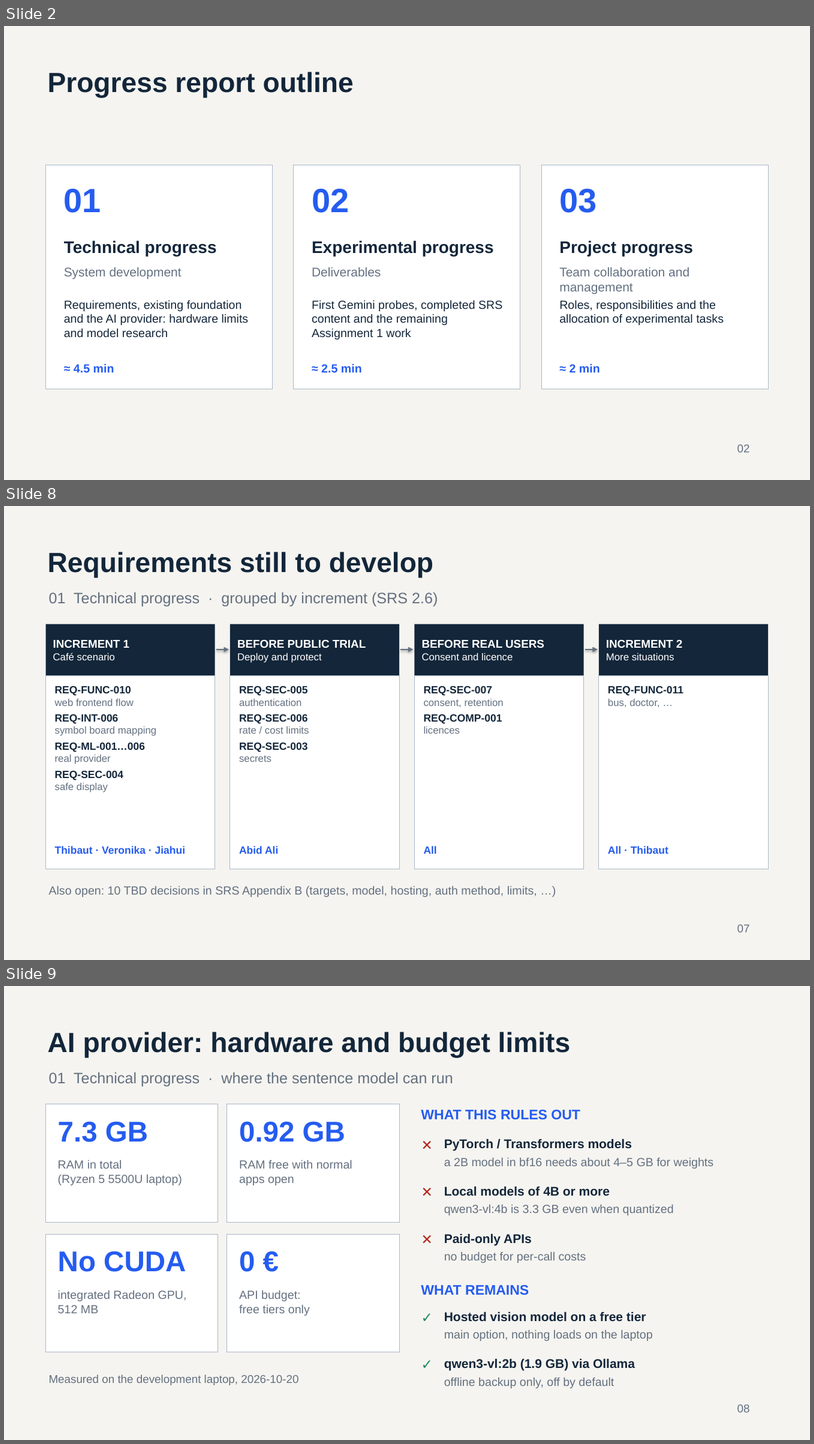
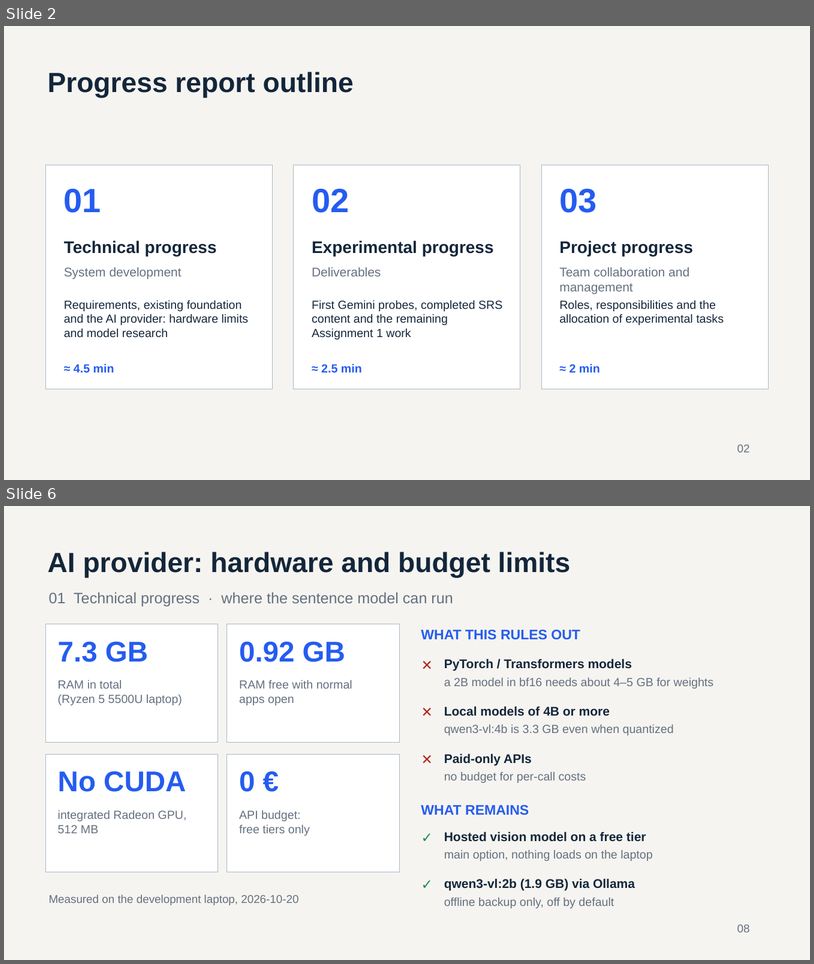
Before and after one commit to bhsei/26B, a slide deck: weekly-reports/W06/Weekly_Report_W06.pptx. Shown one above the other, each under a label of ours: slides 2, 8 and 9 before the commit, slides 2 and 6 after it; the slides between them are not shown. The pictures are 814x1444 and 814x964 pixels, drawn with LibreOffice and Linux fonts; fonts in the diff are those of the drawing. Boxes give left, top, right and bottom in pixels: in the first picture for what was removed or moved away, otherwise in the second. Text is boxed around its words. In the diff, an @@ line names an element or a change of style, - is before the commit and + after.

Commit message:
W9 - Weekly report W06; final presented version with the backend review, frontend and next-week slides from the team

```diff
--- a/weekly-reports/W06/Weekly_Report_W06.pptx
+++ b/weekly-reports/W06/Weekly_Report_W06.pptx
@@ slide 8 removed at [4,506,810,960], background #F5F4F0 @@
@@ text removed at [48,552,434,578] @@
-Requirements still to develop
@@ text removed at [49,592,438,606] @@
-01 Technical progress · grouped by increment (SRS 2.6)
@@ rectangle removed at [46,624,215,675] @@
-INCREMENT 1
-Café scenario
@@ rectangle removed at [230,624,399,675] @@
-BEFORE PUBLIC TRIAL
-Deploy and protect
@@ rectangle removed at [415,624,584,675] @@
-BEFORE REAL USERS
-Consent and licence
@@ rectangle removed at [599,624,768,675] @@
-INCREMENT 2
-More situations
@@ arrow removed from (216, 649) to (229, 649) @@
@@ arrow removed from (401, 649) to (414, 649) @@
@@ arrow removed from (585, 649) to (598, 649) @@
@@ rectangle removed at [46,675,215,869] @@
@@ text removed at [55,685,156,792] @@
-REQ-FUNC-010
-web frontend flow
-REQ-INT-006
-symbol board mapping
-REQ-ML-001…006
-real provider
-REQ-SEC-004
-safe display
@@ rectangle removed at [230,675,399,869] @@
@@ text removed at [239,685,309,762] @@
-REQ-SEC-005
-authentication
-REQ-SEC-006
-rate / cost limits
-REQ-SEC-003
-secrets
@@ rectangle removed at [415,675,584,869] @@
@@ text removed at [424,685,504,733] @@
-REQ-SEC-007
-consent, retention
-REQ-COMP-001
-licences
@@ rectangle removed at [599,675,768,869] @@
@@ text removed at [608,685,684,707] @@
-REQ-FUNC-011
-bus, doctor, …
@@ text removed at [55,846,186,853] @@
-Thibaut · Veronika · Jiahui
@@ text removed at [239,846,278,853] @@
-Abid Ali
@@ text removed at [424,846,437,853] @@
-All
@@ text removed at [608,846,669,853] @@
-All · Thibaut
@@ text removed at [49,886,537,897] @@
-Also open: 10 TBD decisions in SRS Appendix B (targets, model, hosting, auth method, limits, …)
@@ text removed at [738,924,750,932] @@
-07
@@ what was slide 9 is now slide 6 @@
```
Also in this commit, not shown: 1 slide changed, 8 slides added, 7 other slides removed.
